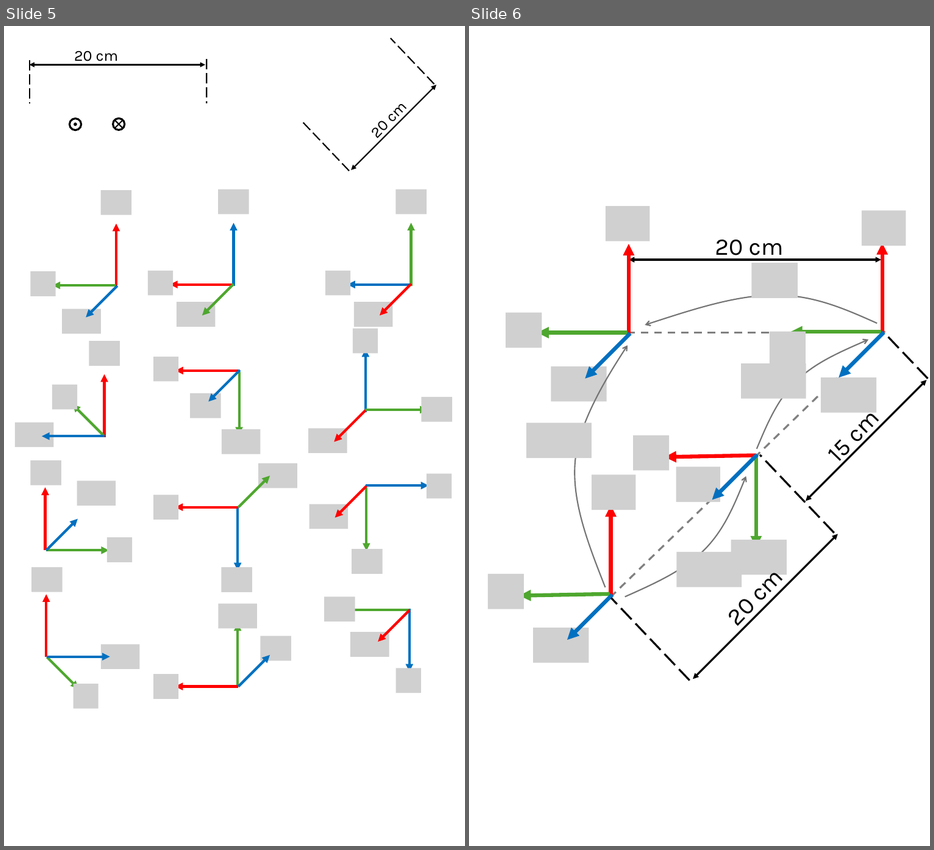
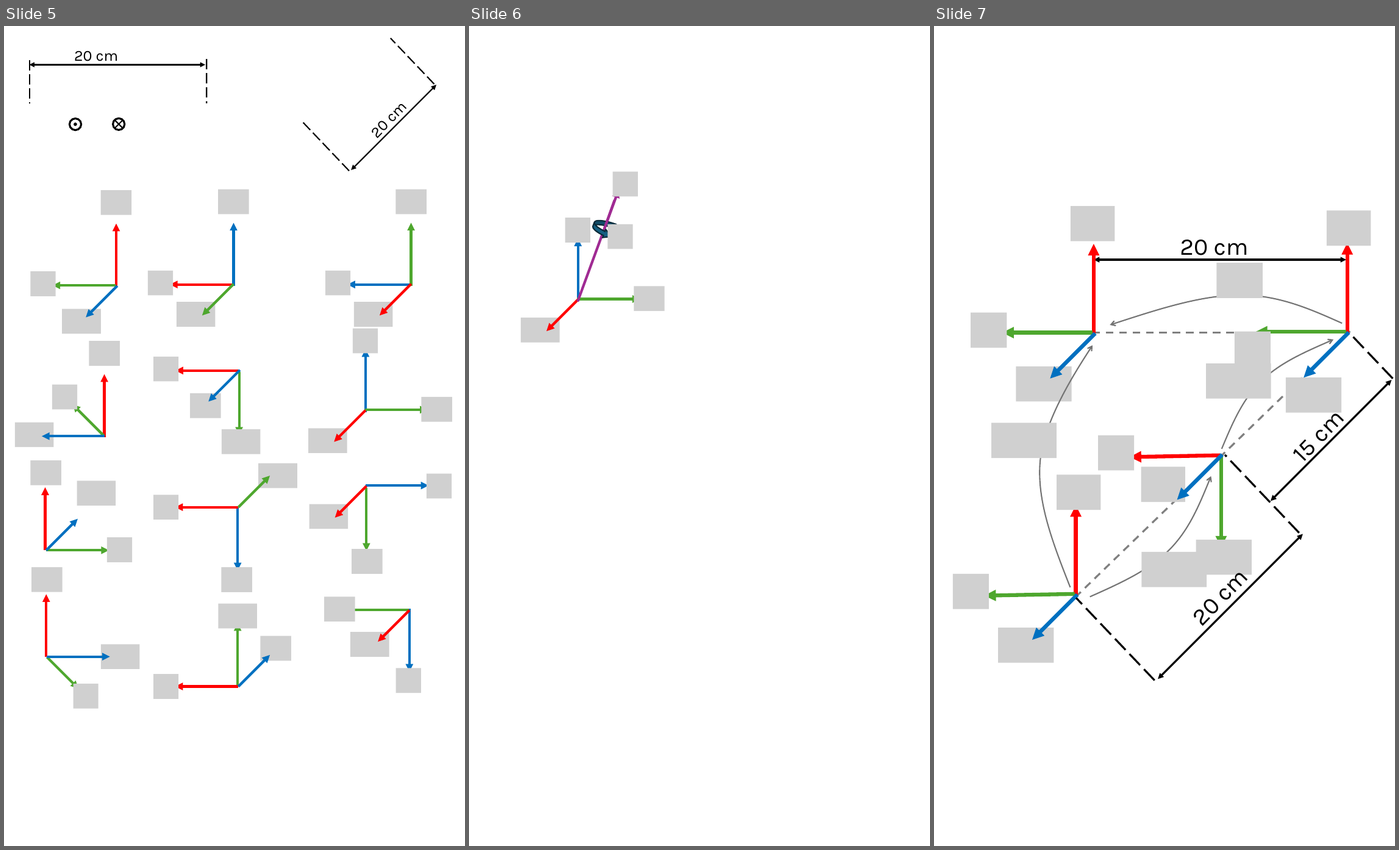
Before and after one commit to iocroblab/from_code_to_robot, a slide deck: robotics/Resources/Images/Modelling/Robot images.pptx. Shown side by side, each under a label of ours: slides 5 and 6 before the commit, slides 5, 6 and 7 after it. The pictures are 934x850 and 1399x850 pixels, drawn with LibreOffice and Linux fonts; fonts in the diff are those of the drawing; grey boxes stand for pictures. Boxes give left, top, right and bottom in pixels: in the first picture for what was removed or moved away, otherwise in the second. Text is boxed around its words. In the diff, an @@ line names an element or a change of style, - is before the commit and + after.

```diff
--- a/robotics/Resources/Images/Modelling/Robot images.pptx
+++ b/robotics/Resources/Images/Modelling/Robot images.pptx
@@ slide 6 added at <box>469,26,930,846</box>, background #FFFFFF @@
@@ picture added at <box>613,172,638,196</box> @@
@@ arrow added from (578, 302) to (618, 190), #A02B93 3 pt @@
@@ line added from (615, 200) to (604, 229), #A02B93 3 pt @@
@@ picture added at <box>565,218,590,243</box> @@
@@ curved right arrow added at <box>590,218,616,241</box>, fill #156082, outline #092A39 1.5 pt @@
@@ picture added at <box>608,224,633,249</box> @@
@@ arrow added from (578, 302) to (578, 238), #0070C0 3 pt @@
@@ arrow added from (578, 300) to (546, 331), #FF0000 3 pt @@
@@ arrow added from (577, 299) to (640, 299), #4EA72E 3 pt @@
@@ picture added at <box>634,286,665,311</box> @@
@@ picture added at <box>521,318,559,342</box> @@
@@ what was slide 6 is now slide 7 @@
```
Also in this commit, not shown: 6 other files.
